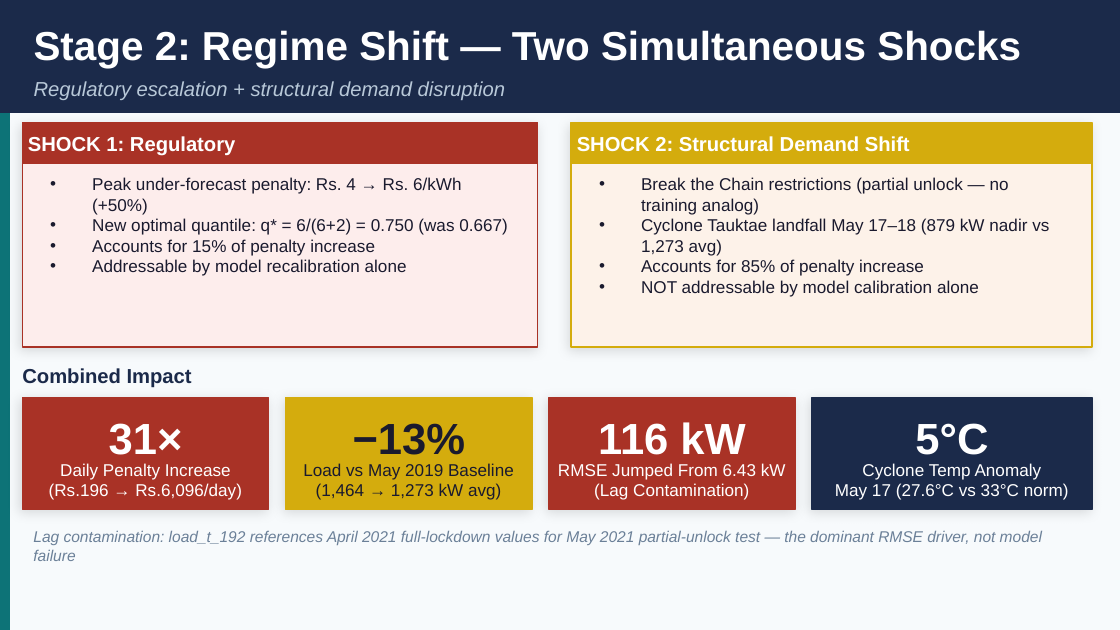
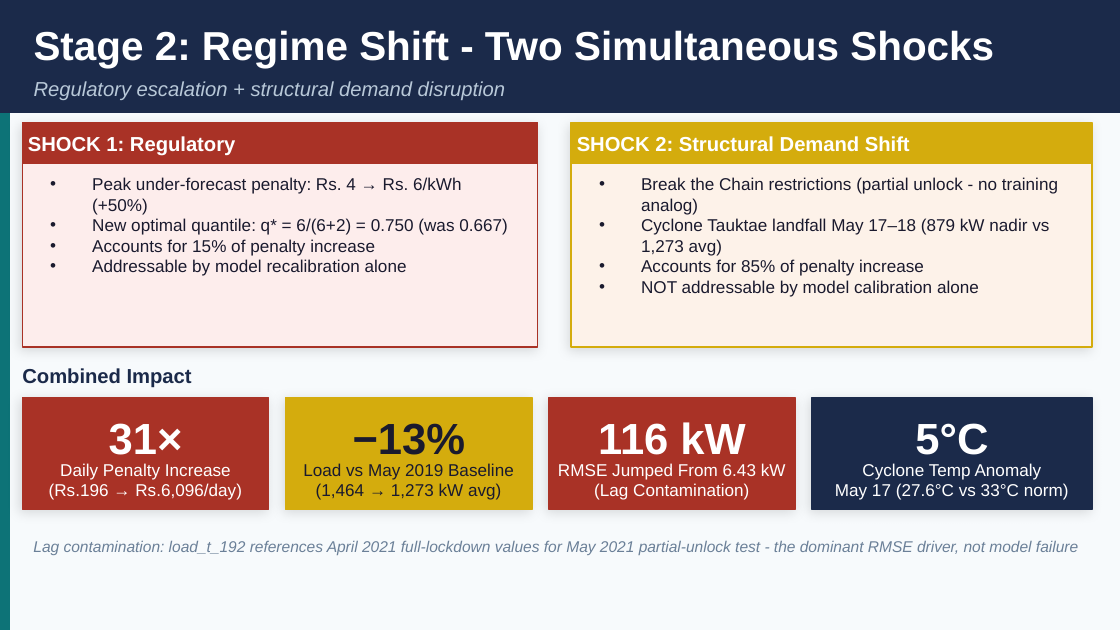
Before and after one commit to arnavgupta2004/DecodeX, a slide deck: slide 5 of Final Deliverables/GRIDSHIELD_Executive_Presentation.pptx. Drawn at 1120x630 pixels with LibreOffice and Linux fonts; fonts in the diff are those of the drawing. Boxes give left, top, right and bottom in pixels: in the first picture for what was removed or moved away, otherwise in the second. Text is boxed around its words. In the diff, an @@ line names an element or a change of style, - is before the commit and + after.

```diff
--- a/Final Deliverables/GRIDSHIELD_Executive_Presentation.pptx
+++ b/Final Deliverables/GRIDSHIELD_Executive_Presentation.pptx
@@ text at bbox=[34, 30, 994, 68]: text changed @@
-Stage 2: Regime Shift — Two Simultaneous Shocks
+Stage 2: Regime Shift - Two Simultaneous Shocks
@@ text at bbox=[641, 177, 1058, 215]: text changed @@
-• Break the Chain restrictions (partial unlock — no training analog)
+• Break the Chain restrictions (partial unlock - no training analog)
@@ text at bbox=[33, 541, 1078, 555]: text changed @@
-Lag contamination: load_t_192 references April 2021 full-lockdown values for May 2021 partial-unlock test — the dominant RMSE driver, not model failure
+Lag contamination: load_t_192 references April 2021 full-lockdown values for May 2021 partial-unlock test - the dominant RMSE driver, not model failure
```
Also in this commit, not shown: 10 other slides changed, 3 slides added, 3 slides removed, 4 other files.
